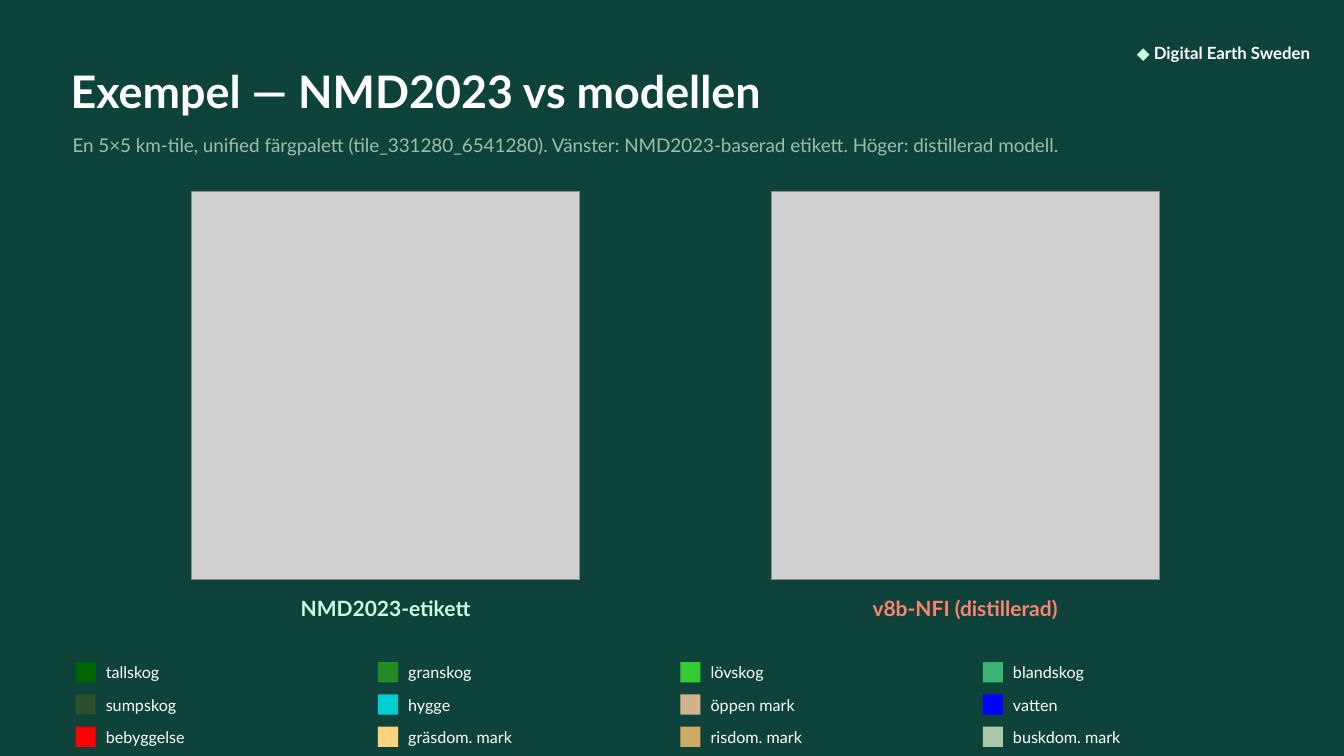
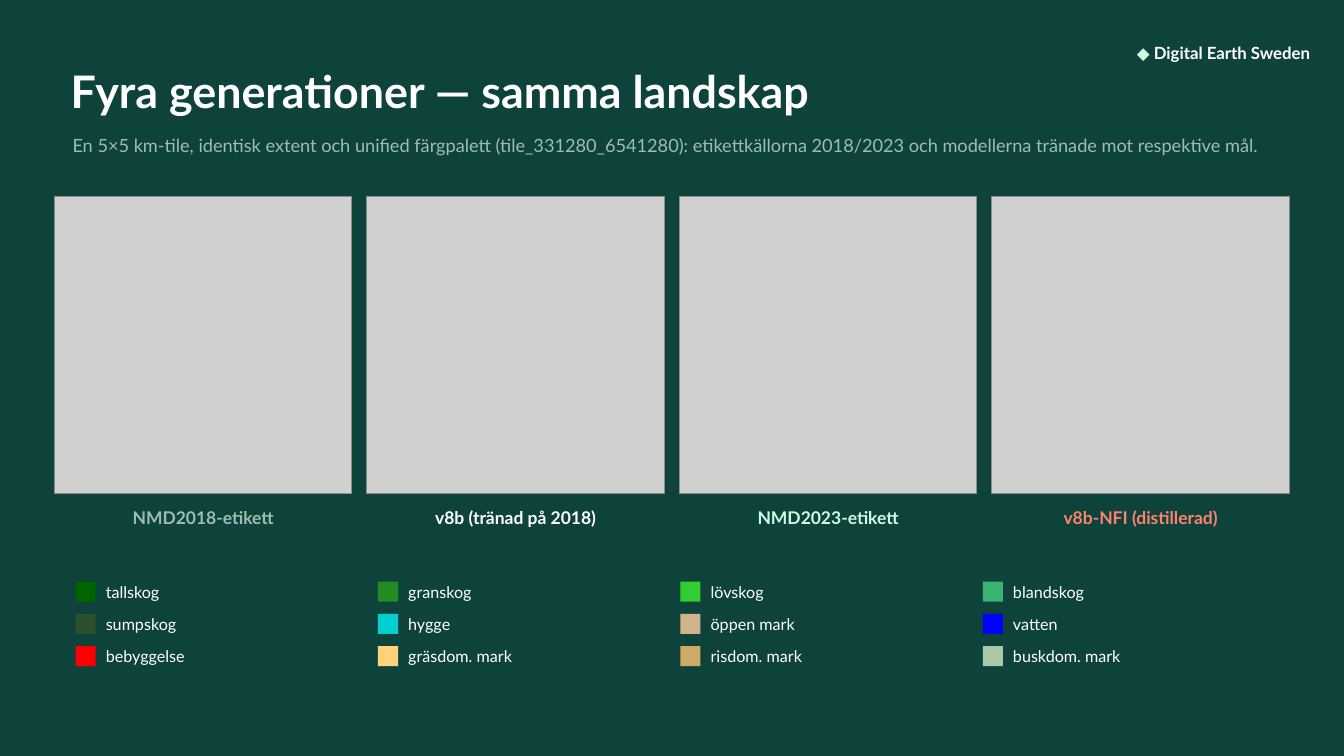
Before and after one commit to TobiasEdman/imintengine, a slide deck: slide 2 of docs/decks/v8b_nmd_benchmark_DES.pptx. Drawn at 1344x756 pixels with LibreOffice and Linux fonts; fonts in the diff are those of the drawing; grey boxes stand for pictures. Boxes give left, top, right and bottom in pixels: in the first picture for what was removed or moved away, otherwise in the second. Text is boxed around its words. In the diff, an @@ line names an element or a change of style, - is before the commit and + after.

```diff
--- a/docs/decks/v8b_nmd_benchmark_DES.pptx
+++ b/docs/decks/v8b_nmd_benchmark_DES.pptx
@@ text at box(71, 74, 809, 116): text changed @@
-Exempel — NMD2023 vs modellen
+Fyra generationer — samma landskap
@@ text at box(73, 138, 1258, 156): text changed; size 13.5 to 13 pt @@
-En 5×5 km-tile, unified färgpalett (tile_331280_6541280). Vänster: NMD2023-baserad etikett. Höger: distillerad modell.
+En 5×5 km-tile, identisk extent och unified färgpalett (tile_331280_6541280): etikettkällorna 2018/2023 och modellerna tränade mot respektive mål.
@@ picture added at box(54, 197, 352, 494) @@
@@ picture added at box(367, 197, 664, 494) @@
@@ picture: place and size @@
-picture at box(192, 192, 580, 580)
+picture at box(680, 197, 977, 494)
@@ picture: place and size @@
-picture at box(771, 192, 1159, 580)
+picture at box(992, 197, 1290, 494)
@@ text "NMD2023-etikett" at box(758, 511, 899, 524): size 15 to 12.5 pt @@
@@ text "NMD2023-etikett": place and size @@
-text "NMD2023-etikett" at box(301, 600, 471, 616)
+text "NMD2023-etikett" at box(758, 511, 899, 524)
@@ text "v8b-NFI (distillerad)": place and size @@
-text "v8b-NFI (distillerad)" at box(873, 599, 1058, 619)
+text "v8b-NFI (distillerad)" at box(1064, 510, 1218, 527)
@@ text "v8b-NFI (distillerad)" at box(1064, 510, 1218, 527): size 15 to 12.5 pt @@
@@ text added at box(133, 511, 274, 524), 12.5 pt, text #9DBDB0, bold @@
+NMD2018-etikett
@@ text added at box(435, 510, 596, 527), 12.5 pt, text #FFFFFF, bold @@
+v8b (tränad på 2018)
@@ 12 texts, 12 rectangles: place and size @@
-12 texts, 12 rectangles at box(76, 662, 1120, 747)
+12 texts, 12 rectangles at box(76, 582, 1120, 666)
```
Also in this commit, not shown: 2 other files.
